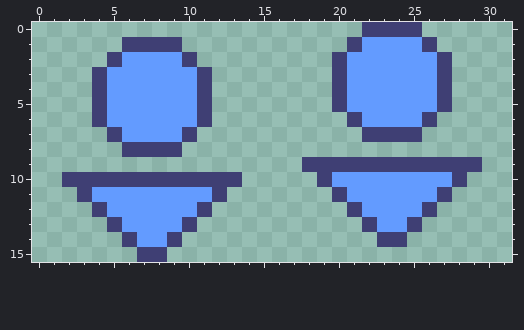
Two versions of one pixel-art sprite, assets/images/field/token.png. That is the earlier state.
The file is 32x16 pixels.
The result:
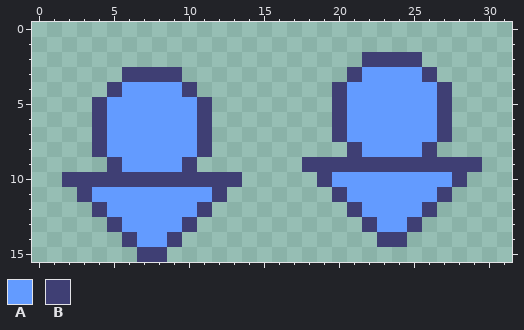
Palette (. is transparent): A #639bff  B #3f3f74
Change:
y 0: x 22..25 BBBB -> ....
y 1: x 6..9 BBBB -> ....; x 21..26 BAAAAB -> ......
y 2: x 5..10 BAAAAB -> ......; x 20..27 BAAAAAAB -> ..BBBB..
y 3: x 4..11 BAAAAAAB -> ..BBBB..; x 20..21 BA -> .B; x 26..27 AB -> B.
y 4: x 4..5 BA -> .B; x 10..11 AB -> B.
y 6: x 20..21 .B -> BA; x 26..27 B. -> AB
y 7: x 4..5 .B -> BA; x 10..11 B. -> AB; x 20..27 ..BBBB.. -> BAAAAAAB
y 8: x 4..11 ..BBBB.. -> BAAAAAAB; x 21..26 ...... -> BAAAAB
y 9: x 5..10 ...... -> BAAAAB
Boxes around the changes in both pictures, in picture pixels (x1, y1, x2, y2):
changed: (332, 22, 452, 157)
changed: (92, 37, 212, 172)
